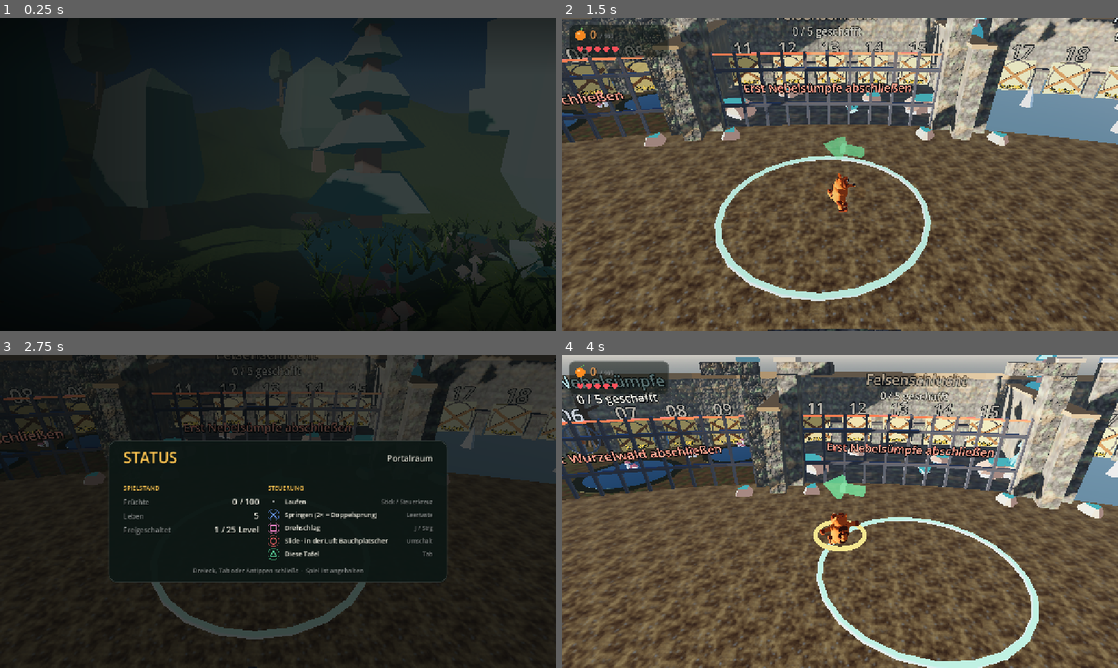
Above: before the commit, frames 1-4 (two rows, left to right).
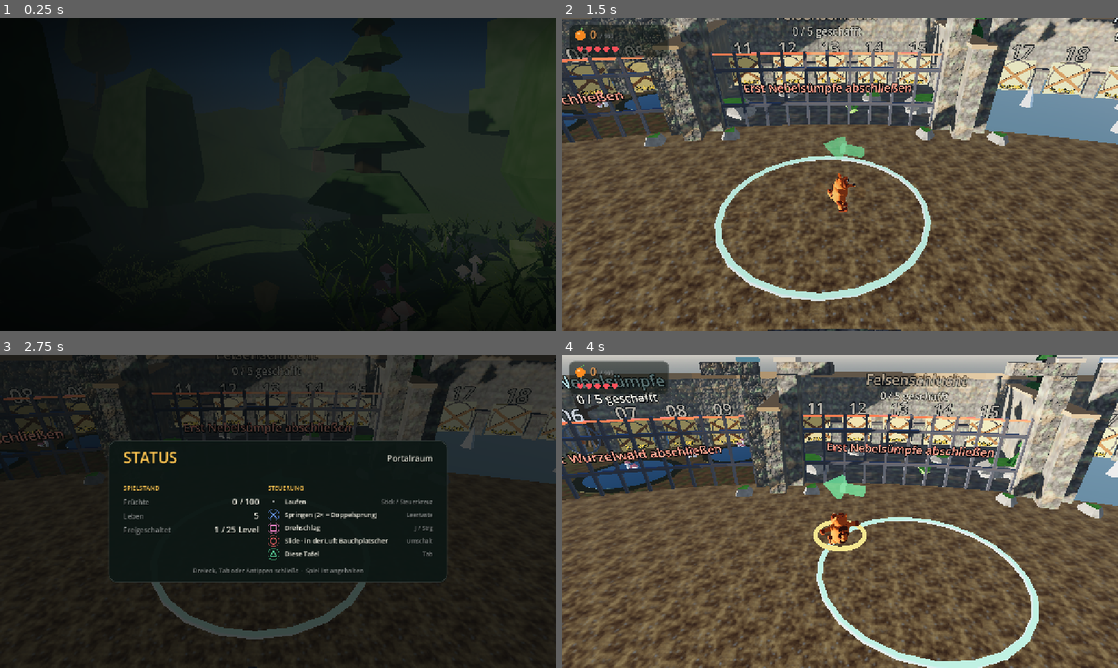
Above: after the commit, the same moments.

Repository: Phat-shot/Banooka
Game: Godot game, scene res://scenes/ui/Splash.tscn
The game is run twice, just before and just after one commit, with the same random seed, the same clock (stepped at 60 frames per second) and the same inputs.
Inputs (mouse positions are in pixels of both pictures, inside the frame that each line leads up to):
- Up to frame 1 (0.25 s): no input
- Up to frame 2 (1.5 s): tap Enter (ui_accept) at 0.5 s; move the mouse to (962, 158) at 0.52 s; hold D (move_right) 0.53-1.25 s; hold Shift (slide) 0.53-1.25 s; click (962, 158) at 0.67 s; tap Space (jump) at 0.77 s; drag from (728, 190) to (812, 237) at 1.27 s
- Up to frame 3 (2.75 s): move the mouse to (333, 442) at 2.02 s; hold D (move_right) from 2.03 s (still down); hold Tab (status) from 2.03 s (still down)
- Up to frame 4 (4 s): release D (move_right) at 2.75 s; release Tab (status) at 2.75 s; tap Enter (ui_accept) at 2.75 s; drag from (812, 574) to (673, 464) at 2.77 s; move the mouse to (1006, 558) at 3.52 s; hold A (move_left) from 3.53 s (still down); tap J (spin) at 3.6 s; tap Space (jump) at 3.77 s

The runs differ from the first frame. In frame 1, 8.4% of the frame differs, in the area x 57-100%, y 2-82%; in frame 2, 0.9%; in frame 3, 0.2%; in frame 4, 1.0%.

Commit message:
Keiler dichter, Wandbäume hinter die Kante, fremde Modelle mit Struktur und in unserer Palette
Der Keiler war zu weit weg: Startvorsprung von 16 auf 10 m, größter
Abstand von 26 auf 15 m. Bei 26 m war er die meiste Zeit ein Punkt am
Horizont, und eine Flucht ohne sichtbaren Verfolger ist keine.

Die Bäume auf der Schluchtkante standen zu dicht an der Wand; ihre Kronen
stachen als große flache Flecken durch das Gestein ins Bild. Sie stehen
jetzt 3 bis 7,5 m hinter der Kante und mit dem Fuß auf Kronenhöhe. Warum
dort überhaupt Bäume stehen: Sie schließen das Bild nach oben ab, sonst
läuft der Weg in leeren Himmel aus – das steht so auch im Kommentar von
`_rankenwerk()`.

Fremde Modelle bringen nur eine Grundfarbe je Material mit und standen als
glatte Farbflächen zwischen unseren eigenen Props, die alle Rauschtextur
und Normalmap tragen. Sie bekommen jetzt dieselbe Behandlung: eine Textur
aus zwei Tönen der eigenen Farbe, dreiachsig projiziert, dazu eine flache
Normalmap. Die Saat kommt aus der Farbe, damit sie über Neustarts gleich
bleibt und gleichfarbige Materialien sie teilen.

Dazu die Palette: Das Nature Kit ist in Minzgrün und Pfirsichbraun
gehalten und las sich zwischen unserem warmen Waldgrün wie aufgeklebt –
am deutlichsten bei den Rahmenbäumen, die aus der Schlucht emporwachsen
und groß im Bild stehen. `leafsGreen`, `leafsDark`, `grass`, `woodBark`,
`woodBarkDark`, `woodInner` und `dirt` werden auf unsere Farben abgebildet.
Blüten und Pilze behalten ihre – die sollen auffallen.

Co-Authored-By: Claude Opus 5 (1M context) <noreply@anthropic.com>

Diff:
--- a/scenes/levels/level01.gd
+++ b/scenes/levels/level01.gd
@@ -652,9 +652,12 @@
 		# ging auf, solange der Stamm lang und kahl war. Fremde Modelle
 		# haben aber kurze Stämme und tief sitzende Kronen: Da hing der
 		# Stamm unter der Kante frei in der Luft über der Schlucht.
+		# Deutlich hinter der Kante und mit dem Fuß auf Kronenhöhe: Standen
+		# sie dichter an der Wand, stachen die Kronen durch die Felswand ins
+		# Bild – große flache Flecken mitten auf dem Gestein.
 		b.position = LevelWerkzeuge.punkt(verlauf, s,
-				seite * (wand["abstand"] + randf_range(0.9, 2.8)),
-				wand["hoehe"] - randf_range(0.1, 0.5))
+				seite * (wand["abstand"] + randf_range(3.0, 7.5)),
+				wand["hoehe"] + randf_range(0.0, 0.4))
 		deko.add_child(b)
 	seed(wuerfel)
 
--- a/scenes/player/Fluechtling.tscn
+++ b/scenes/player/Fluechtling.tscn
@@ -19,6 +19,8 @@
 tempo_max = 16.0
 tempo_anstieg = 1.1
 keiler_tempo = 10.2
+vorsprung = 10.0
+hoechstabstand = 15.0
 
 [node name="Kollision" type="CollisionShape3D" parent="."]
 transform = Transform3D(1, 0, 0, 0, 1, 0, 0, 0, 1, 0, 0.68, 0)
--- a/scenes/player/fluechtling.gd
+++ b/scenes/player/fluechtling.gd
@@ -23,11 +23,13 @@
 ## Ende mit Ansage.
 @export var keiler_tempo := 12.5
 ## Abstand des Keilers zum Spieler beim Start.
-@export var vorsprung := 16.0
+@export var vorsprung := 10.0
 ## Kleinster Abstand, bevor er zupackt.
 @export var todesabstand := 2.2
 ## Größter Abstand – weiter zurück fällt er nicht, sonst verschwindet er.
-@export var hoechstabstand := 26.0
+## Bewusst knapp: Bei 26 m war er die meiste Zeit nur ein Punkt am Horizont
+## und die Flucht fühlte sich nach nichts an. Er soll im Nacken sitzen.
+@export var hoechstabstand := 15.0
 ## Wie schnell sich der Rückstand des Keilers verändert, in Metern je
 ## Sekunde und Meter Tempounterschied.
 @export var aufhol_faktor := 1.0
--- a/scripts/fremdmodelle.gd
+++ b/scripts/fremdmodelle.gd
@@ -13,6 +13,26 @@
 ## gibt es die .glb-Datei gar nicht mehr, nur die importierte Ressource.
 ##
 ## Quelle und Lizenz stehen in `assets/CREDITS.md`.
+
+## Kenneys Palette auf unsere umgelegt, angesprochen über die
+## Materialnamen aus den glTF-Dateien.
+##
+## Das Nature Kit ist in Minzgrün und Pfirsichbraun gehalten. Zwischen
+## unserem warmen, dunklen Waldgrün lasen sich die Modelle deshalb wie
+## aufgeklebt – besonders die Rahmenbäume, die aus der Schlucht
+## emporwachsen und dabei groß im Bild stehen. Geometrie und Farbe sind
+## bei glTF getrennt, also lässt sich genau das ändern, was stört.
+##
+## Blüten und Pilze behalten ihre Farben: Die sollen auffallen.
+const PALETTE := {
+	"leafsGreen": Farben.LAUB,
+	"leafsDark": Farben.LAUB_DUNKEL,
+	"grass": Farben.LAUB_HELL,
+	"woodBark": Farben.RINDE,
+	"woodBarkDark": Farben.RINDE_DUNKEL,
+	"woodInner": Farben.RINDE_HELL,
+	"dirt": Farben.FELS_HELL,
+}
 
 const ORDNER := "res://assets/modelle/natur"
 const ORDNER_GEGNER := "res://assets/modelle/gegner"
@@ -88,6 +108,8 @@
 	if roh == null:
 		return null
 	var wunschfarbe: Variant = farben.get(roh.resource_name)
+	if wunschfarbe == null:
+		wunschfarbe = PALETTE.get(roh.resource_name)
 	# ACHTUNG: Als Schlüssel diente hier einmal `get_instance_id()`. Das war
 	# falsch – Godot vergibt die IDs freigegebener Objekte neu. Ein später
 	# geladenes Modell bekam dadurch die Materialien eines früheren, und
@@ -115,6 +137,7 @@
 	neu_stoff.metallic_specular = 0.12
 	if wunschfarbe != null:
 		neu_stoff.albedo_color = wunschfarbe
+	_struktur_geben(neu_stoff)
 	_materialien[schluessel] = {"quelle": roh, "fertig": neu_stoff}
 	return neu_stoff
 
@@ -187,6 +210,35 @@
 	return szene.instantiate() as Node3D
 
 
+## Gibt einem flachen Material Oberfläche.
+##
+## Die fremden Modelle bringen nur eine einzige Grundfarbe je Material mit
+## und stehen deshalb als glatte Farbflächen zwischen unseren eigenen
+## Props, die alle eine Rauschtextur samt Normalmap tragen. Hier bekommen
+## sie dieselbe Behandlung: eine Textur aus zwei Tönen der eigenen Farbe,
+## dreiachsig projiziert (die Modelle haben keine brauchbaren UVs für
+## unsere Zwecke), dazu eine flache Normalmap für ein bisschen Relief.
+##
+## Die Saat kommt aus der Farbe. Dadurch bekommt jedes Material dieselbe
+## Struktur bei jedem Start, und zwei gleichfarbige Materialien teilen sie.
+static func _struktur_geben(stoff: StandardMaterial3D) -> void:
+	var farbe := stoff.albedo_color
+	# Sehr dunkle oder fast durchsichtige Flächen bleiben, wie sie sind –
+	# dort fällt Struktur nicht auf, kostet aber Speicher.
+	if farbe.a < 0.9 or farbe.get_luminance() < 0.04:
+		return
+	var saat := int(farbe.to_rgba32() & 0x7fffffff)
+	stoff.albedo_texture = Materialbibliothek.rauschtextur(saat, 0.055,
+			farbe.darkened(0.22), farbe.lightened(0.12))
+	# Die Farbe steckt jetzt in der Textur; sonst würde sie doppelt wirken.
+	stoff.albedo_color = Color.WHITE
+	stoff.normal_enabled = true
+	stoff.normal_texture = Materialbibliothek.normalmap(saat, 0.055, 1.4)
+	stoff.normal_scale = 0.6
+	stoff.uv1_triplanar = true
+	stoff.uv1_scale = Vector3(0.55, 0.55, 0.55)
+
+
 static func _pfad(bezeichnung: String) -> String:
 	return "%s/%s.glb" % [ORDNER, bezeichnung]
 
